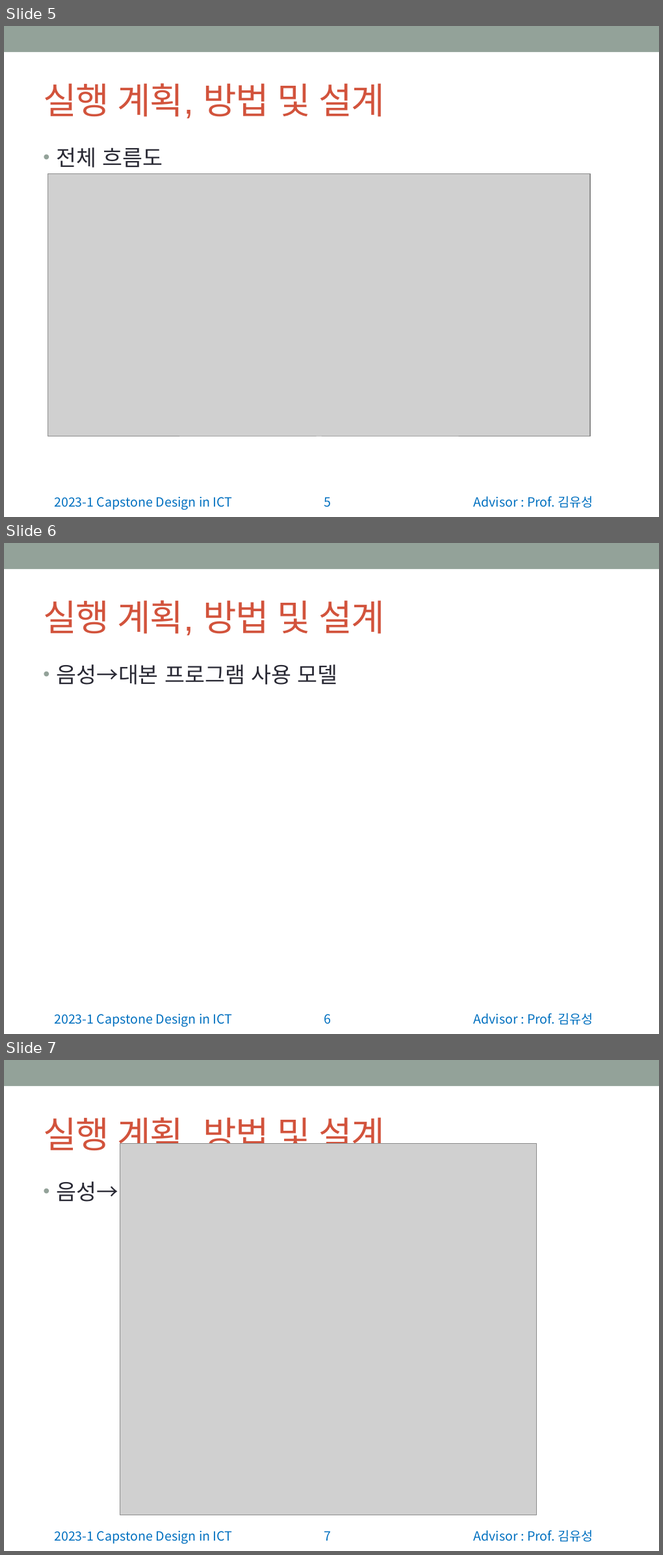
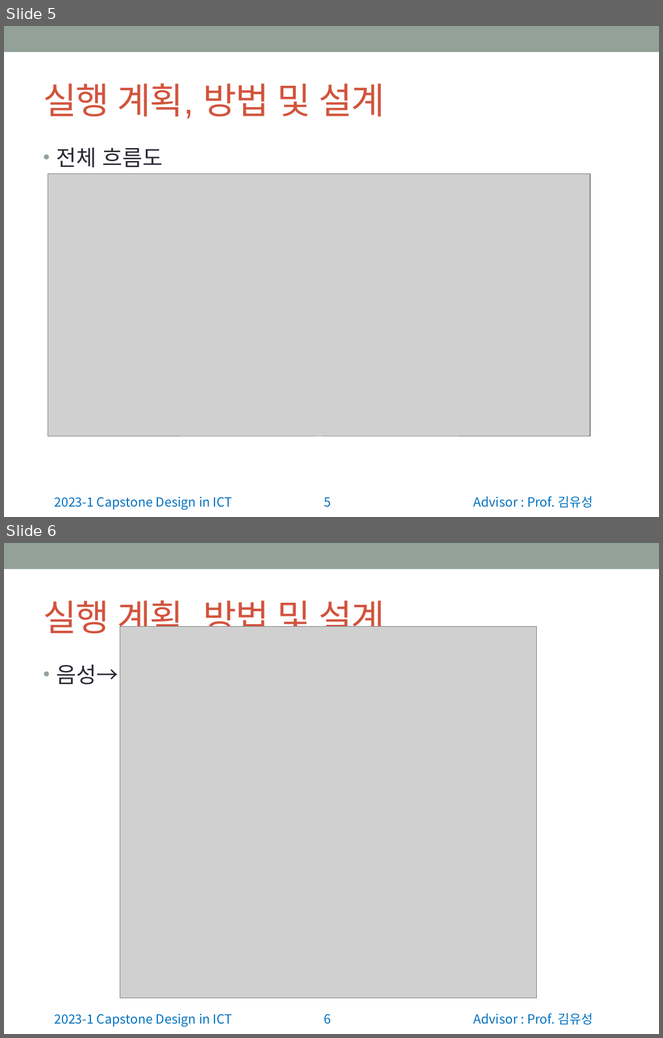
Before and after one commit to wonchul98/audio-to-summary, a slide deck: ppt/정보통신종합설계 중간발표 앞부분.pptx. Shown one above the other, each under a label of ours: slides 5, 6 and 7 before the commit, slides 5 and 6 after it. The pictures are 663x1555 and 663x1038 pixels, drawn with LibreOffice and Linux fonts; fonts in the diff are those of the drawing; grey boxes stand for pictures. Boxes give left, top, right and bottom in pixels: in the first picture for what was removed or moved away, otherwise in the second. Text is boxed around its words. In the diff, an @@ line names an element or a change of style, - is before the commit and + after.

```diff
--- a/ppt/정보통신종합설계 중간발표 앞부분.pptx
+++ b/ppt/정보통신종합설계 중간발표 앞부분.pptx
@@ slide 6 removed at [4,543,659,1034], background #FFFFFF; not listed: 4 template elements that a slide beside it also shows @@
@@ title removed at [43,600,386,635] @@
-실행 계획, 방법 및 설계
@@ text removed at [57,665,338,685] @@
-• 음성→대본 프로그램 사용 모델
@@ what was slide 7 is now slide 6 @@
@@ page number at [324,1014,331,1025]: text changed @@
-7
+6
```
